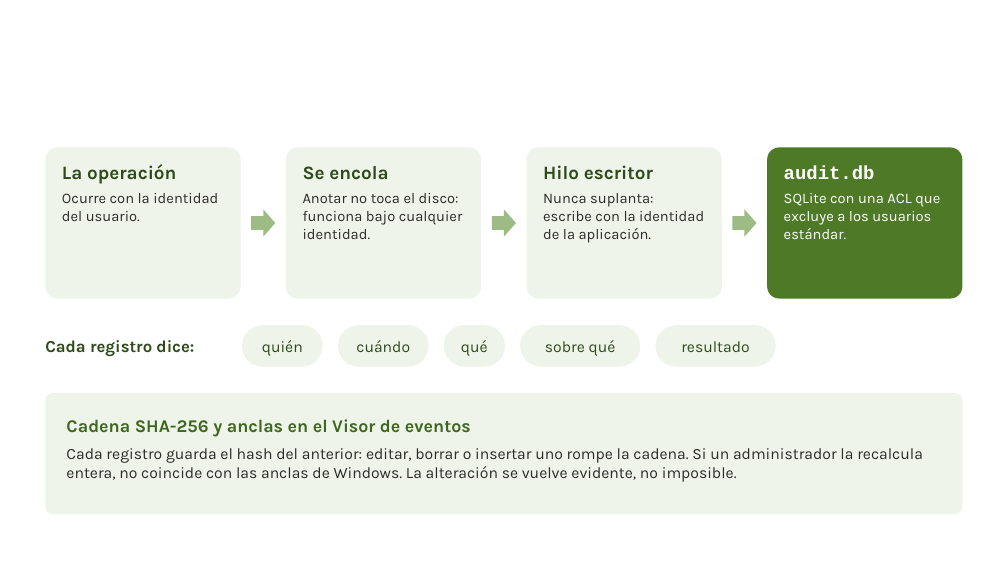
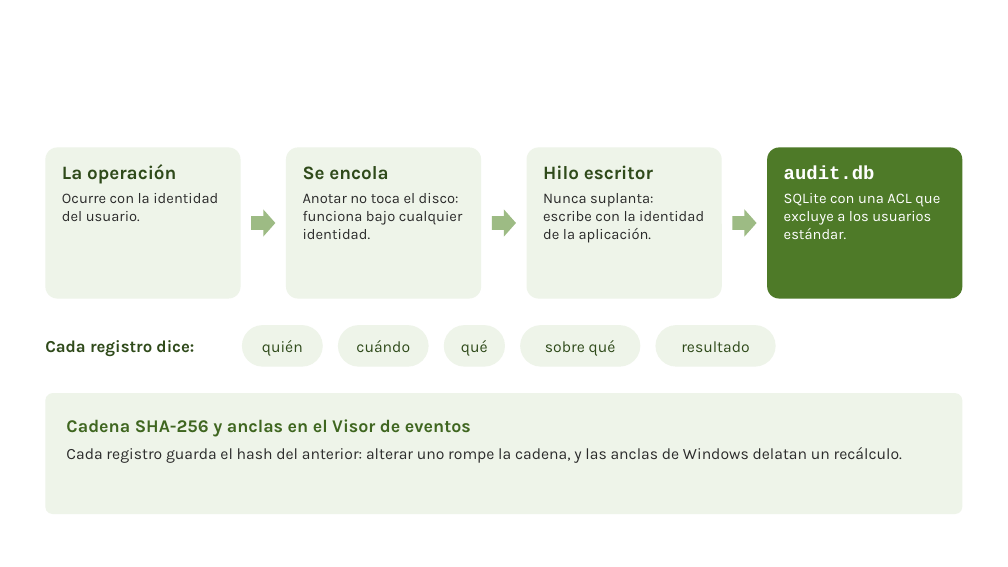
Before and after one commit to yanni2327/custodia, a slide deck: slide 8 of docs/Custodia_charla_TED.pptx. Drawn at 1008x567 pixels with LibreOffice and Linux fonts; fonts in the diff are those of the drawing; background and template pictures are left out. Boxes give left, top, right and bottom in pixels: in the first picture for what was removed or moved away, otherwise in the second. Text is boxed around its words. In the diff, an @@ line names an element or a change of style, - is before the commit and + after.

```diff
--- a/docs/Custodia_charla_TED.pptx
+++ b/docs/Custodia_charla_TED.pptx
@@ text at (66,447,902,463): text changed @@
-Cada registro guarda el hash del anterior: editar, borrar o insertar uno rompe la cadena. Si un administrador la recalcula entera, no coincide con las anclas de Windows. La alteración se vuelve evidente, no imposible.
+Cada registro guarda el hash del anterior: alterar uno rompe la cadena, y las anclas de Windows delatan un recálculo.
```
Also in this commit, not shown: 5 other slides changed, 16 other files.
